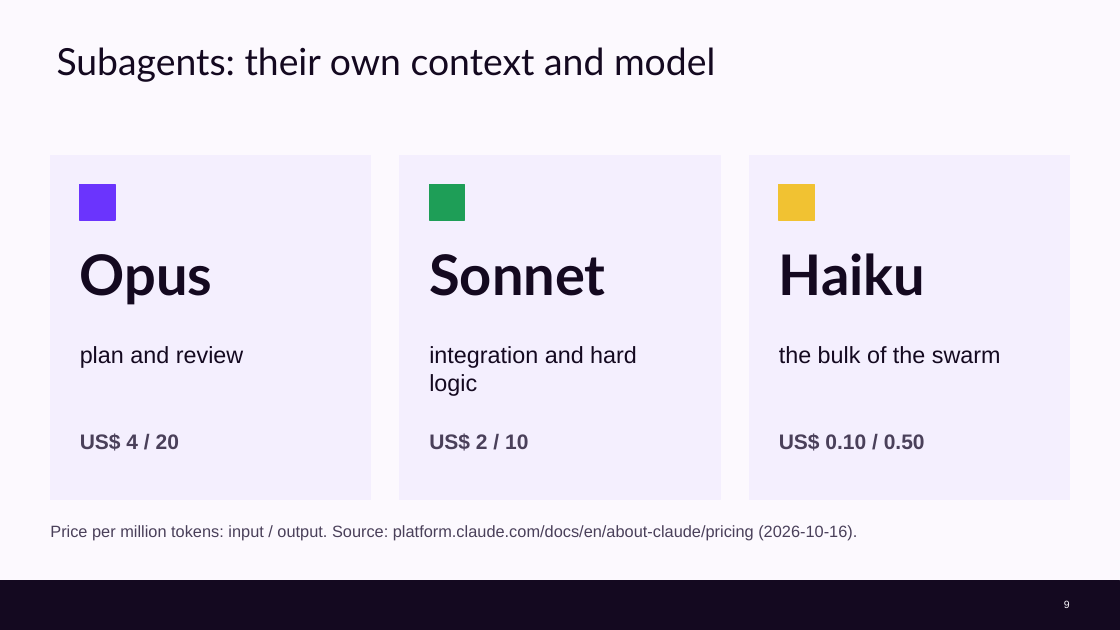
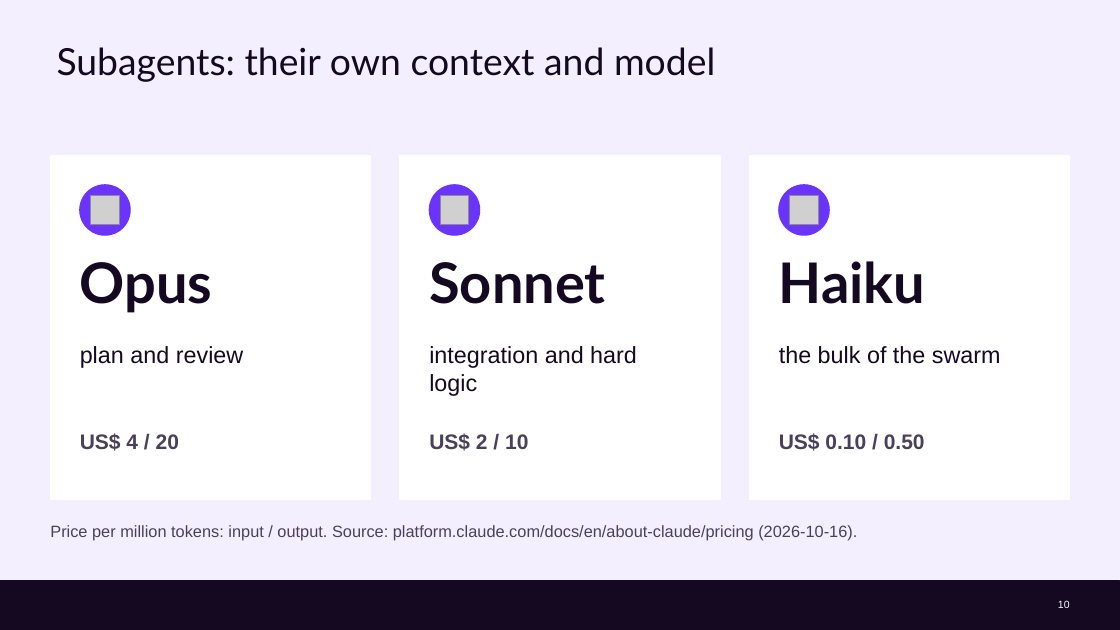
Before and after one commit to cx-guilherme-pinto/workshop-claude, a slide deck: slide 10 of slides/workshop.en.pptx (slide 9 before the commit). Drawn at 1120x630 pixels with LibreOffice and Linux fonts; fonts in the diff are those of the drawing; grey boxes stand for pictures; background and template pictures are left out. Boxes give left, top, right and bottom in pixels: in the first picture for what was removed or moved away, otherwise in the second. Text is boxed around its words. In the diff, an @@ line names an element or a change of style, - is before the commit and + after.

```diff
--- a/slides/workshop.en.pptx
+++ b/slides/workshop.en.pptx
@@ background #FCF9FE to #F4EFFE @@
@@ fill #F4EFFE to #FFFFFF; outline #F4EFFE 1 pt to #FFFFFF 1 pt in 3 elements at box(50, 155, 371, 500), box(400, 155, 720, 500), box(749, 155, 1070, 500) @@
@@ rectangle removed at box(80, 185, 115, 220) @@
@@ ellipse added at box(80, 185, 130, 235), fill #6B34FD, outline #6B34FD 1 pt @@
@@ picture added at box(91, 196, 119, 224) @@
@@ rectangle removed at box(429, 185, 465, 220) @@
@@ ellipse added at box(429, 185, 480, 235), fill #6B34FD, outline #6B34FD 1 pt @@
@@ picture added at box(440, 196, 469, 224) @@
@@ rectangle removed at box(779, 185, 814, 220) @@
@@ ellipse added at box(779, 185, 829, 235), fill #6B34FD, outline #6B34FD 1 pt @@
@@ picture added at box(790, 196, 818, 224) @@
@@ text "Opus": place and size @@
-text "Opus" at box(80, 254, 213, 305)
+text "Opus" at box(80, 262, 213, 313)
@@ text "Sonnet": place and size @@
-text "Sonnet" at box(429, 254, 605, 296)
+text "Sonnet" at box(429, 262, 605, 304)
@@ text "Haiku": place and size @@
-text "Haiku" at box(779, 253, 925, 296)
+text "Haiku" at box(779, 261, 925, 304)
@@ page number at box(1058, 600, 1070, 608): text changed @@
-9
+10
```
Also in this commit, not shown: 41 other slides changed, 1 slide added, 16 other files.
